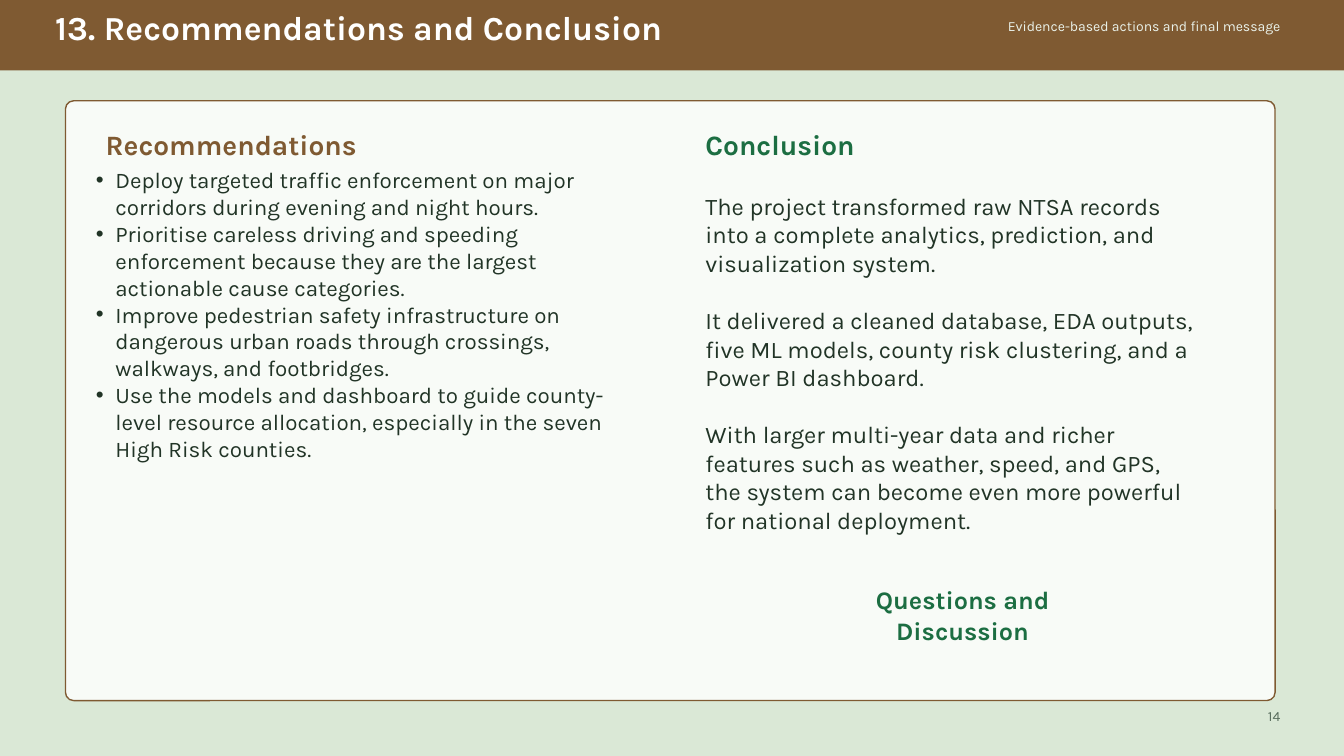
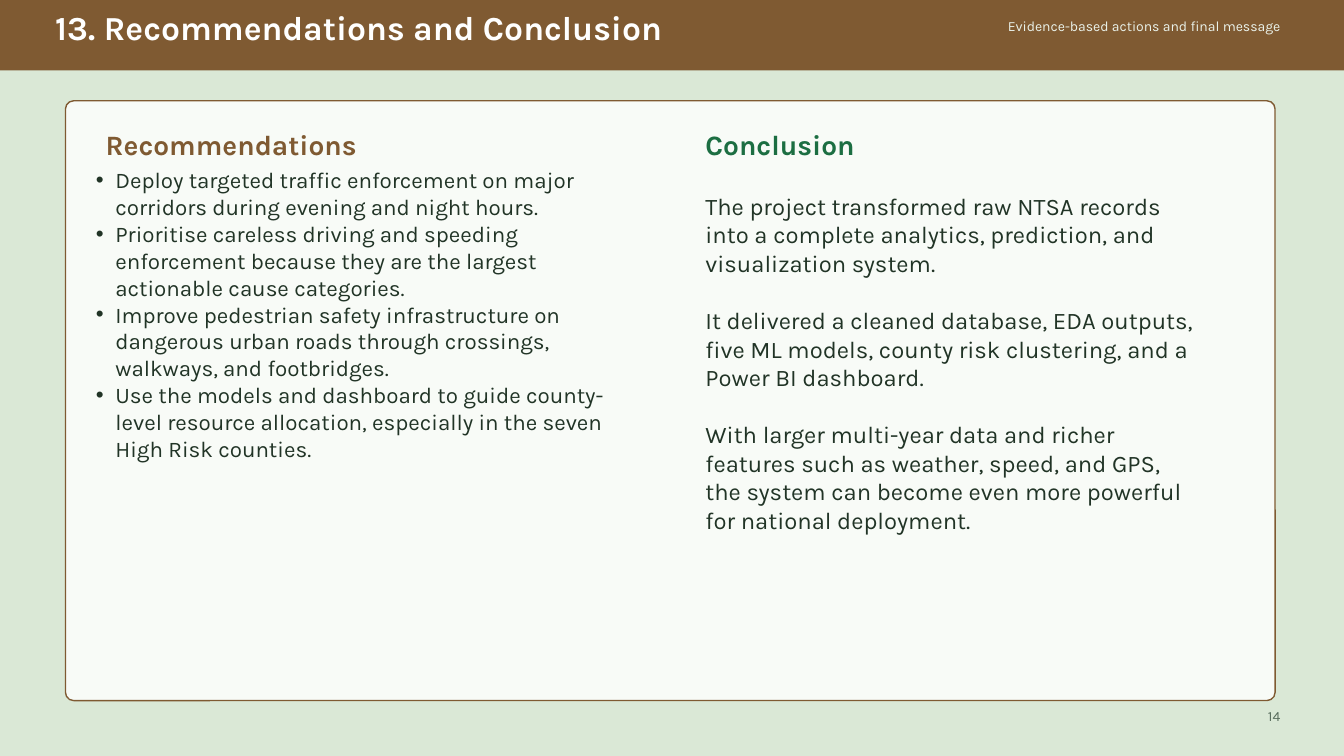
Before and after one commit to Robert837-sys/kenya-road-safety-project, a slide deck: slide 15 of report/Kenya_Road_Accident_Analytics_10_Slide_Deck_with_Members.pptx. Drawn at 1344x756 pixels with LibreOffice and Linux fonts; fonts in the diff are those of the drawing. Boxes give left, top, right and bottom in pixels: in the first picture for what was removed or moved away, otherwise in the second. Text is boxed around its words. In the diff, an @@ line names an element or a change of style, - is before the commit and + after.

```diff
--- a/report/Kenya_Road_Accident_Analytics_10_Slide_Deck_with_Members.pptx
+++ b/report/Kenya_Road_Accident_Analytics_10_Slide_Deck_with_Members.pptx
@@ text removed at (x1=876, y1=591, x2=1049, y2=641) @@
-Questions and Discussion
```
Also in this commit, not shown: 3 other slides changed.
